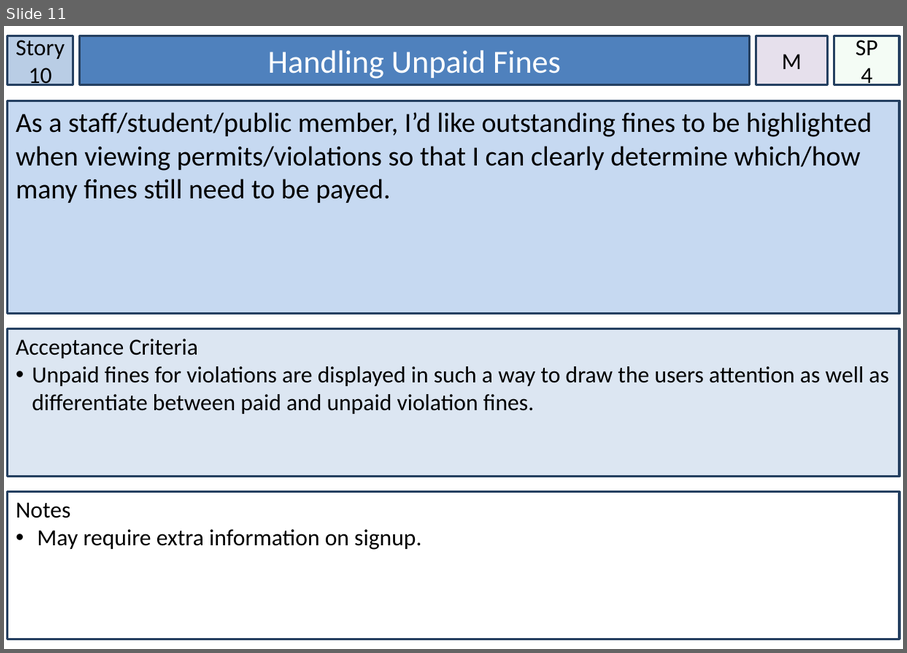
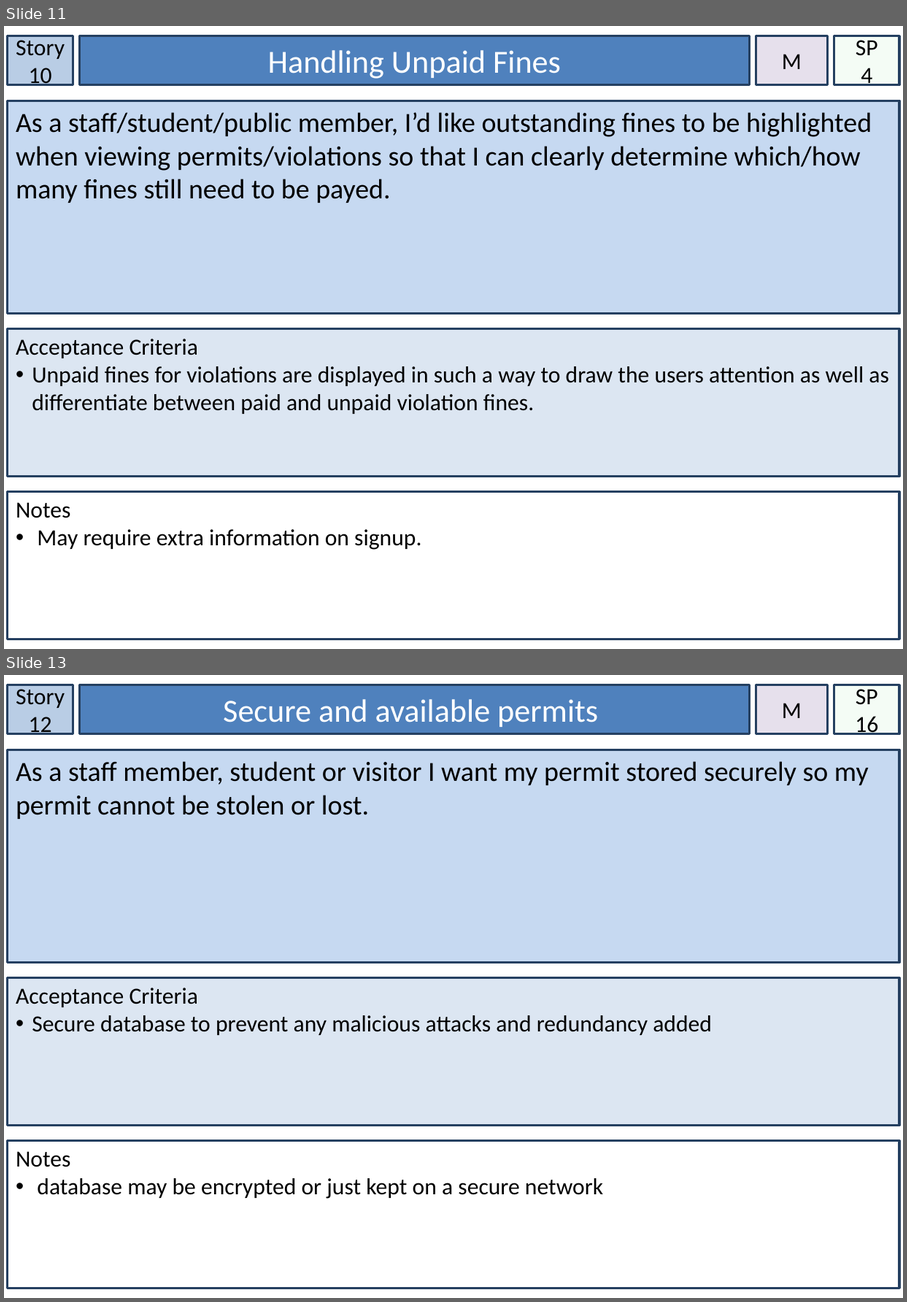
Before and after one commit to knich17/ParkingPermits, a slide deck: Assessment/Story Cards.pptx. Shown one above the other, each under a label of ours: slide 11 before the commit, slides 11 and 13 after it; the slides between them are not shown. The pictures are 907x653 and 907x1302 pixels, drawn with LibreOffice and Linux fonts; fonts in the diff are those of the drawing. Boxes give left, top, right and bottom in pixels: in the first picture for what was removed or moved away, otherwise in the second. Text is boxed around its words. In the diff, an @@ line names an element or a change of style, - is before the commit and + after.

```diff
--- a/Assessment/Story Cards.pptx
+++ b/Assessment/Story Cards.pptx
@@ slide 13 added at (x1=4, y1=675, x2=903, y2=1298), background #FFFFFF @@
@@ rectangle added at (x1=8, y1=685, x2=73, y2=734), fill #B9CDE5, outline #254061 2 pt, 20 pt, text #000000 @@
+Story 12
@@ rectangle added at (x1=80, y1=685, x2=750, y2=734), fill #4F81BD, outline #254061 2 pt, 28 pt, text #FFFFFF @@
+Secure and available permits
@@ rectangle added at (x1=757, y1=685, x2=829, y2=734), fill #E6E0EC, outline #254061 2 pt, 20 pt, text #000000 @@
+M
@@ rectangle added at (x1=835, y1=685, x2=900, y2=734), fill #CCF0CD at 20% opacity, outline #254061 2 pt, 20 pt, text #000000 @@
+SP
+16
@@ rectangle added at (x1=8, y1=749, x2=900, y2=963), fill #C6D9F1, outline #254061 2 pt, 24 pt, text #000000 @@
+As a staff member, student or visitor I want my permit stored securely so my permit cannot be stolen or lost.
@@ rectangle added at (x1=8, y1=978, x2=900, y2=1125), fill #DCE6F2, outline #254061 2 pt, 20 pt, text #000000 @@
+Acceptance Criteria
+• Secure database to prevent any malicious attacks and redundancy added
@@ rectangle added at (x1=8, y1=1141, x2=900, y2=1288), fill #FFFFFF, outline #254061 2 pt, 20 pt, text #000000 @@
+Notes
+• database may be encrypted or just kept on a secure network
```
Also in this commit, not shown: 6 slides changed, 3 other slides added, 1 slide removed, 2 other files.
